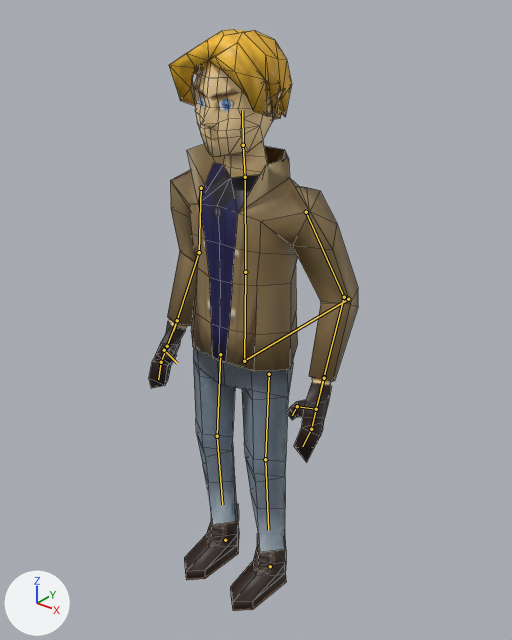
Before and after pictures for a commit that changed the FBX model res/models/gy/gy.fbx.
Rendered twice from a camera (50 mm lens) standing at (15.58, -15.36, 17.99) and looking at (4.03, -0.93, 9.04). The lights are fixed; the arrows at lower left show +X, +Y and +Z. Both versions are drawn at frame 1 of the action 'Armature|Plane.102Action'; the numbers are the values there. The bones that bend it are drawn over the model as lines. Mesh edges are drawn as thin lines.
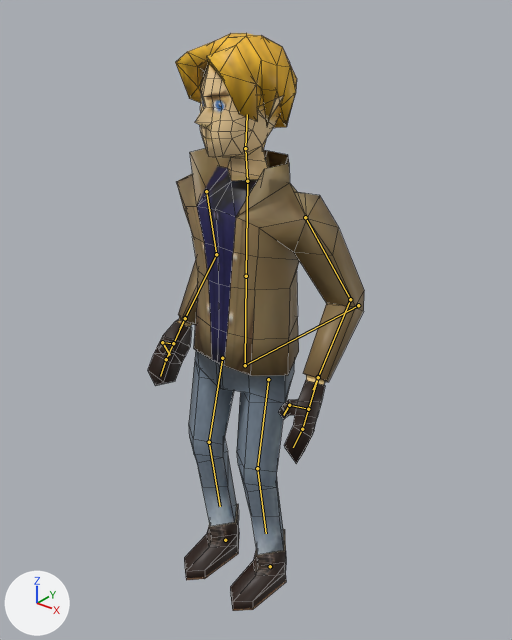
Pixel boxes [x1, y1, x2, y2] of what changed, in the pictures (512 x 640 px):
'Plane', posed: before [149, 29, 358, 611]; after [148, 33, 364, 611]
bone 'Root', root to tip: before (348, 299) to (243, 361); after (358, 305) to (243, 366)
bone 'chest', root to tip: before (245, 272) to (245, 176); after (246, 276) to (247, 180)
bone 'head', root to tip: before (243, 145) to (242, 110); after (245, 148) to (247, 114)
bone 'upper_arm.r', root to tip: before (201, 188) to (199, 252); after (206, 191) to (216, 254)
bone 'lower_arm.r', root to tip: before (199, 252) to (173, 331); after (216, 254) to (180, 328)
bone 'upper_arm.l', root to tip: before (306, 212) to (344, 297); after (305, 217) to (350, 299)
bone 'lower_arm.l', root to tip: before (344, 297) to (320, 390); after (350, 299) to (313, 389)
bone 'upper_leg.r', root to tip: before (220, 354) to (217, 436); after (222, 358) to (209, 442)
bone 'lower_leg.r', root to tip: before (217, 436) to (222, 504); after (209, 442) to (220, 506)
bone 'upper_leg.l', root to tip: before (269, 374) to (265, 459); after (268, 379) to (257, 468)
bone 'lower_leg.l', root to tip: before (265, 459) to (268, 530); after (257, 468) to (266, 533)
bone 'hand_ik.r', root to tip: before (177, 320) to (177, 320); after (185, 318) to (186, 318)
bone 'hand_ik.l', root to tip: before (324, 377) to (324, 377); after (318, 377) to (318, 377)

What the commit changed:
Bone 'Root' (bone_root) moves from (0.0, 0.0, 0.0) to (0.16, 0.03, 0.03).
Bone 'Root' (bone_root) turns from (0, 0, 0) to (0, 0, 4) degrees about its own x, y and z.
Bone 'chest' (bone_chest) turns from (0, 0, 0) to (-1, 0, 0) degrees about its own x, y and z.
Bone 'head' (bone_head) turns from (0, 0, 0) to (-2, -13, -2) degrees about its own x, y and z.
Bone 'upper_arm.r' (bone_upper_arm_r) turns from (-17, -34, 50) to (-23, -20, 53) degrees about its own x, y and z.
Bone 'lower_arm.r' (bone_lower_arm_r) turns from (40, 3, -8) to (48, 4, -9) degrees about its own x, y and z.
Bone 'upper_arm.l' (bone_upper_arm_l) turns from (-16, 34, -49) to (-23, 34, -51) degrees about its own x, y and z.
Bone 'lower_arm.l' (bone_lower_arm_l) turns from (38, -2, 7) to (51, -4, 9) degrees about its own x, y and z.
Bone 'upper_leg.r' (bone_upper_leg_r) turns from (0, 0, 0) to (8, 0, -1) degrees about its own x, y and z.
Bone 'lower_leg.r' (bone_lower_leg_r) turns from (-1, 0, 0) to (-13, 0, 1) degrees about its own x, y and z.
Bone 'upper_leg.l' (bone_upper_leg_l) turns from (0, 0, 0) to (7, -1, 0) degrees about its own x, y and z.
Bone 'lower_leg.l' (bone_lower_leg_l) turns from (-1, 0, 0) to (-12, 0, -1) degrees about its own x, y and z.
Bone 'hand_ik.r' (bone_hand_ik_r) moves from (1.09, -0.08, -0.68) to (1.14, -0.02, -0.66).
Bone 'hand_ik.r' (bone_hand_ik_r) turns from (-40, -47, 30) to (-61, -56, 20) degrees about its own x, y and z.
Bone 'hand_ik.l' (bone_hand_ik_l) moves from (-1.08, -0.09, -0.68) to (-1.08, -0.19, -0.64).
Bone 'hand_ik.l' (bone_hand_ik_l) turns from (-42, 49, -34) to (-49, 46, -39) degrees about its own x, y and z.
